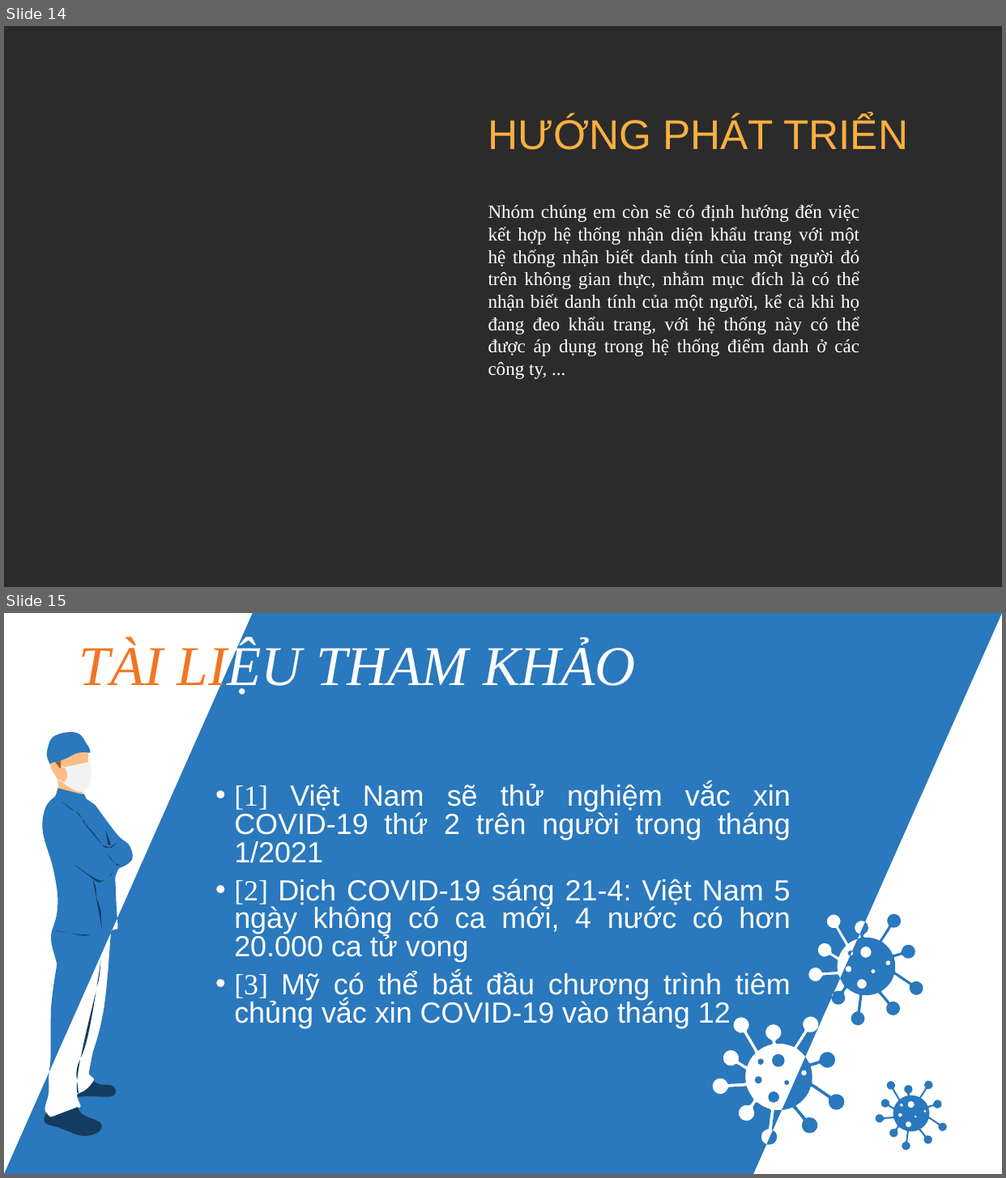
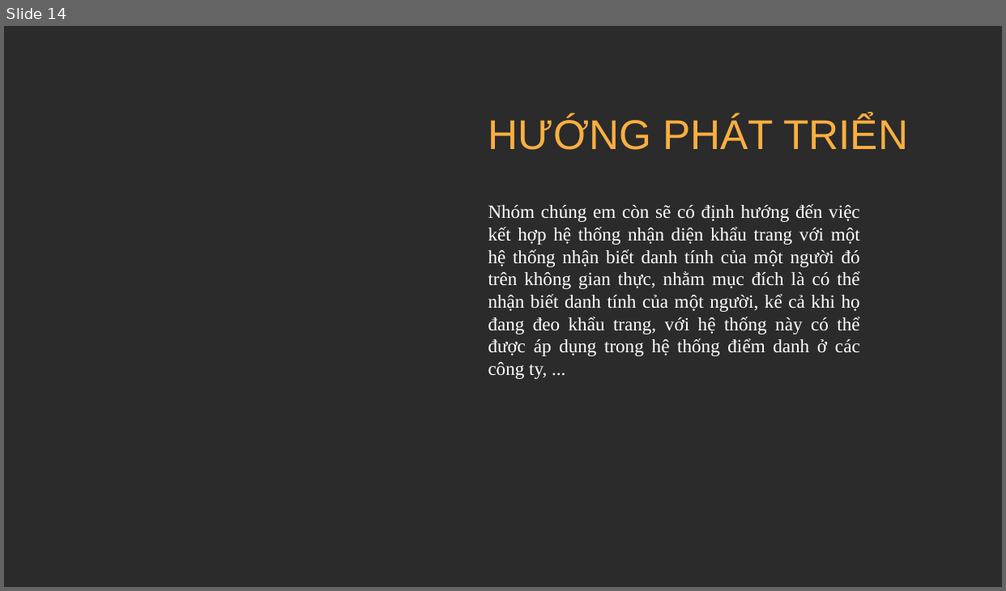
Before and after one commit to DarkDipper/Face-Mask-Detection-master, a slide deck: NCKH_XayDungHeThongNhanDangDoiTuongSuDungKhauTrang.pptx. Shown one above the other, each under a label of ours: slides 14 and 15 before the commit, slide 14 after it. The pictures are 1006x1178 and 1006x591 pixels, drawn with LibreOffice and Linux fonts; fonts in the diff are those of the drawing; background and template pictures are left out; a plain dark background stands for a picture behind light text. Boxes give left, top, right and bottom in pixels: in the first picture for what was removed or moved away, otherwise in the second. Text is boxed around its words. In the diff, an @@ line names an element or a change of style, - is before the commit and + after.

```diff
--- a/NCKH_XayDungHeThongNhanDangDoiTuongSuDungKhauTrang.pptx
+++ b/NCKH_XayDungHeThongNhanDangDoiTuongSuDungKhauTrang.pptx
@@ slide 15 removed at bbox=[4, 613, 1002, 1174], background #FFFFFF @@
@@ freeform shape removed at bbox=[4, 613, 1002, 1174] @@
@@ text removed at bbox=[79, 641, 635, 696] @@
-TÀI LIỆU THAM KHẢO
@@ freeform shape removed at bbox=[47, 732, 90, 764] @@
@@ freeform shape removed at bbox=[48, 732, 91, 794] @@
@@ freeform shape removed at bbox=[56, 760, 61, 768] @@
@@ freeform shape removed at bbox=[57, 761, 91, 792] @@
@@ freeform shape removed at bbox=[54, 802, 120, 1093] @@
@@ text removed at bbox=[234, 783, 791, 1029] @@
-• [1] Việt Nam sẽ thử nghiệm vắc xin COVID-19 thứ 2 trên người trong tháng 1/2021
-• [2] Dịch COVID-19 sáng 21-4: Việt Nam 5 ngày không có ca mới, 4 nước có hơn 20.000 ca tử vong
-• [3] Mỹ có thể bắt đầu chương trình tiêm chủng vắc xin COVID-19 vào tháng 12
@@ freeform shape removed at bbox=[78, 1082, 116, 1097] @@
@@ freeform shape removed at bbox=[876, 1081, 948, 1151] @@
@@ freeform shape removed at bbox=[44, 1108, 102, 1136] @@
```
Also in this commit, not shown: 4 slides changed, 1 slide added, 3 other files.
